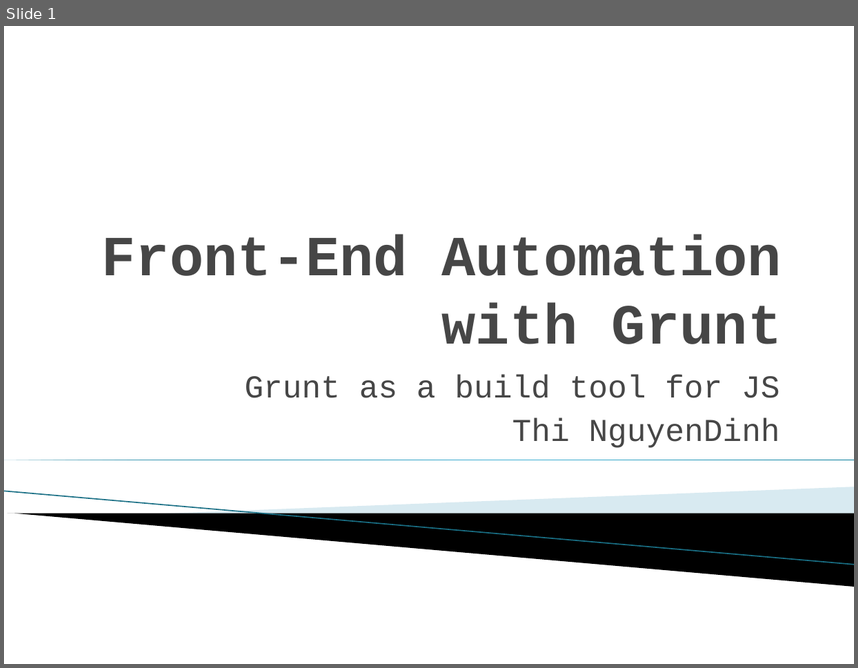
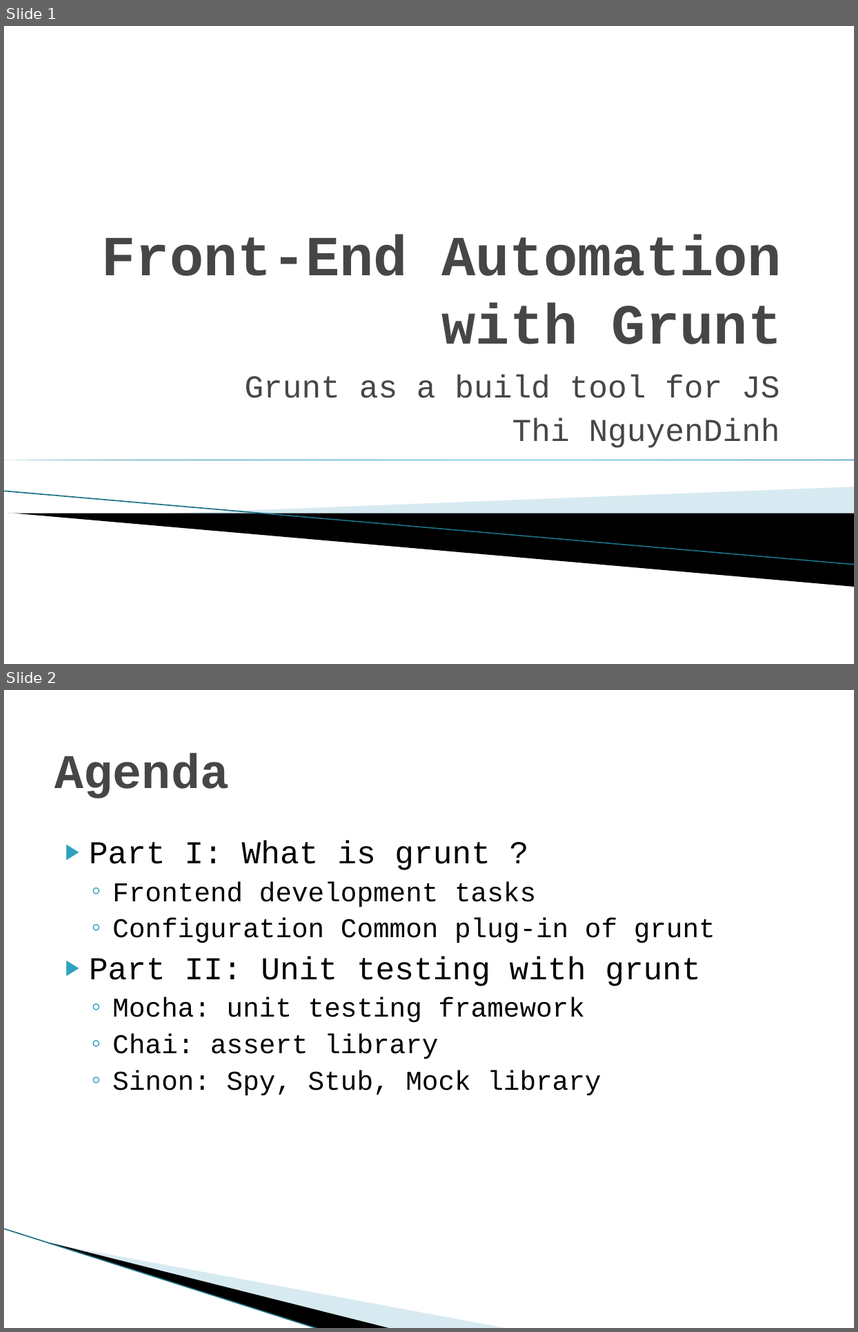
Before and after one commit to jerrykid/Automation-FrontEnd-With-Gruntjs, a slide deck: Automation-FrontEnd-With-Gruntjs.pptx. Shown one above the other, each under a label of ours: slide 1 before the commit, slides 1 and 2 after it. The pictures are 858x668 and 858x1332 pixels, drawn with LibreOffice and Linux fonts; fonts in the diff are those of the drawing; background and template pictures are left out. Boxes give left, top, right and bottom in pixels: in the first picture for what was removed or moved away, otherwise in the second. Text is boxed around its words. In the diff, an @@ line names an element or a change of style, - is before the commit and + after.

```diff
--- a/Automation-FrontEnd-With-Gruntjs.pptx
+++ b/Automation-FrontEnd-With-Gruntjs.pptx
@@ slide 2 added at box(4, 690, 854, 1328), background #FFFFFF @@
@@ title added at box(55, 753, 229, 798), 41 pt, text #464646, bold @@
+Agenda
@@ text added at box(89, 840, 715, 1095), 23 pt, text #000000 @@
+▶ Part I: What is grunt ?
+  ◦ Frontend development tasks
+  ◦ Configuration Common plug-in of grunt
+▶ Part II: Unit testing with grunt
+  ◦ Mocha: unit testing framework
+  ◦ Chai: assert library
+  ◦ Sinon: Spy, Stub, Mock library
@@ line added from (4, 1228) to (319, 1328), #97C5D8 0.95 pt @@
@@ freeform shape added at box(49, 1242, 392, 1328), fill #000000 @@
@@ freeform shape added at box(51, 1243, 510, 1328), fill #A0CBDC at 40% opacity @@
```
Also in this commit, not shown: 5 slides changed, 11 other slides added, 1 slide removed, 1 other file.
